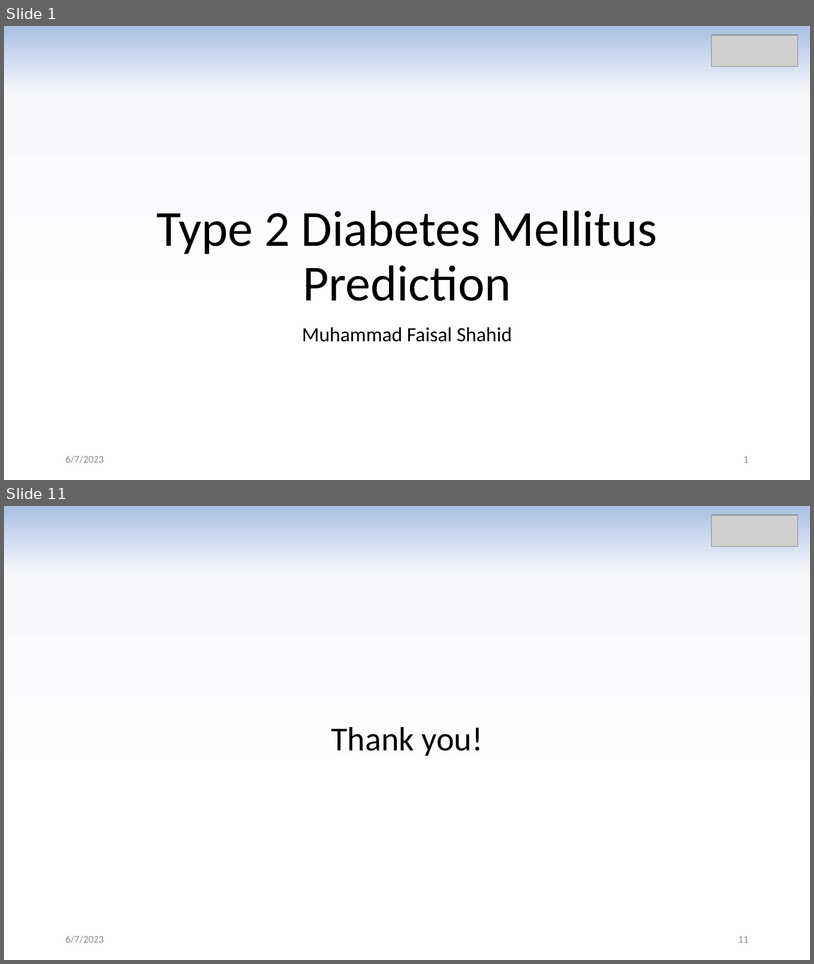
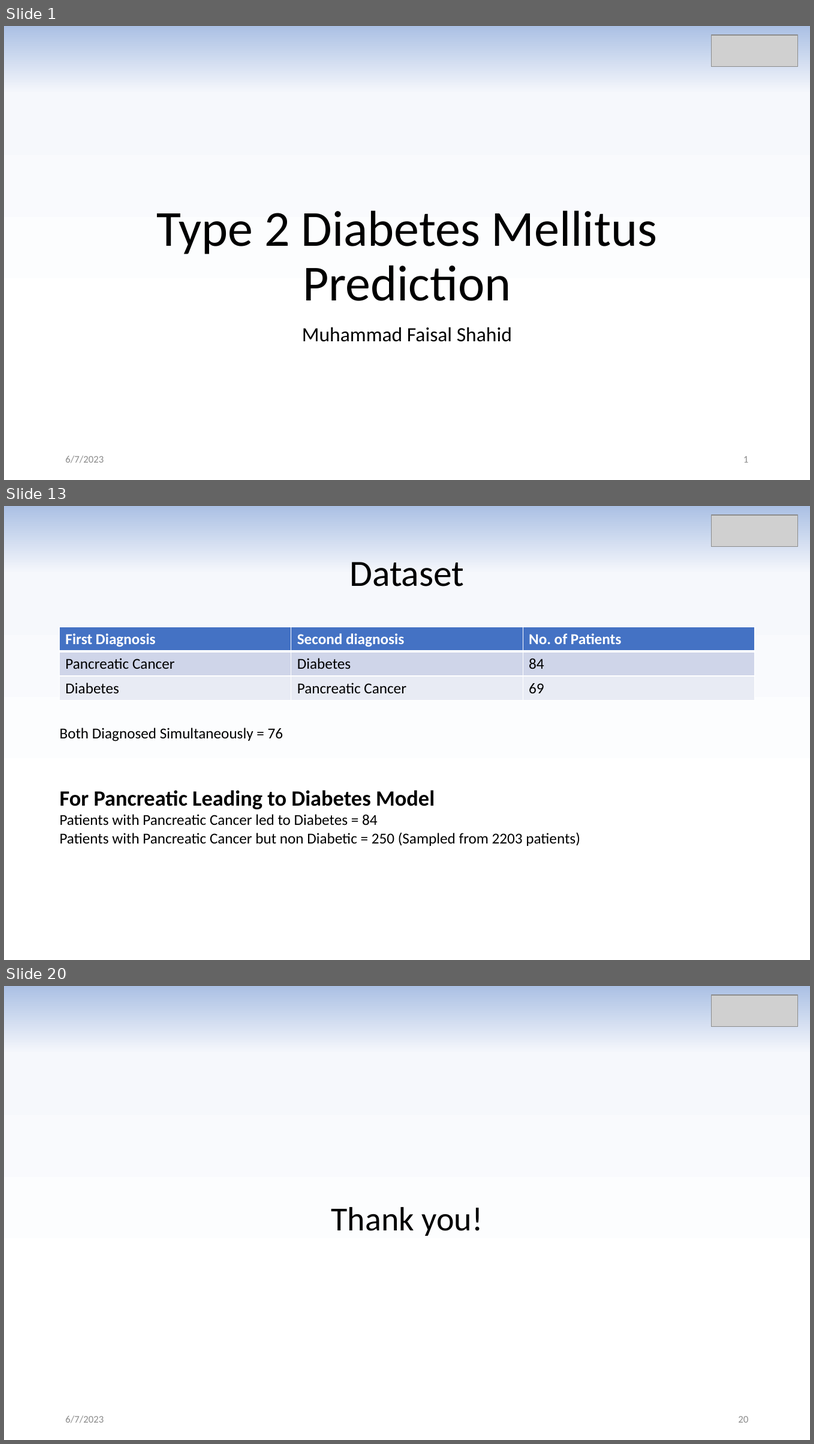
Before and after one commit to m-faisalshahid/AI, a slide deck: Diabetes Type 2 Prediction.pptx. Shown one above the other, each under a label of ours: slides 1 and 11 before the commit, slides 1, 13 and 20 after it; the slides between them are not shown. The pictures are 814x964 and 814x1444 pixels, drawn with LibreOffice and Linux fonts; fonts in the diff are those of the drawing; grey boxes stand for pictures. Boxes give left, top, right and bottom in pixels: in the first picture for what was removed or moved away, otherwise in the second. Text is boxed around its words. In the diff, an @@ line names an element or a change of style, - is before the commit and + after.

```diff
--- a/Diabetes Type 2 Prediction.pptx
+++ b/Diabetes Type 2 Prediction.pptx
@@ slide 13 added at (x1=4, y1=506, x2=810, y2=960), background gradient #ABC0E4 to #F6F8FC to #FFFFFF @@
@@ picture added at (x1=712, y1=515, x2=798, y2=547) @@
@@ title added at (x1=350, y1=562, x2=464, y2=586), 44 pt, text #000000 @@
+Dataset
@@ table added at (x1=60, y1=627, x2=755, y2=701), 3 rows, 3 columns @@
+First Diagnosis | Second diagnosis | No. of Patients
+Pancreatic Cancer | Diabetes | 84
+Diabetes | Pancreatic Cancer | 69
@@ text added at (x1=60, y1=727, x2=284, y2=741), 18 pt, text #000000 @@
+Both Diagnosed Simultaneously = 76
@@ text added at (x1=60, y1=790, x2=581, y2=846), 18 pt, text #000000 @@
+For Pancreatic Leading to Diabetes Model
+Patients with Pancreatic Cancer led to Diabetes = 84
+Patients with Pancreatic Cancer but non Diabetic = 250 (Sampled from 2203 patients)
@@ what was slide 11 is now slide 20 @@
@@ page number at (x1=738, y1=1416, x2=749, y2=1422): text changed @@
-11
+20
```
Also in this commit, not shown: 9 slides changed, 8 other slides added, 1 slide removed.
